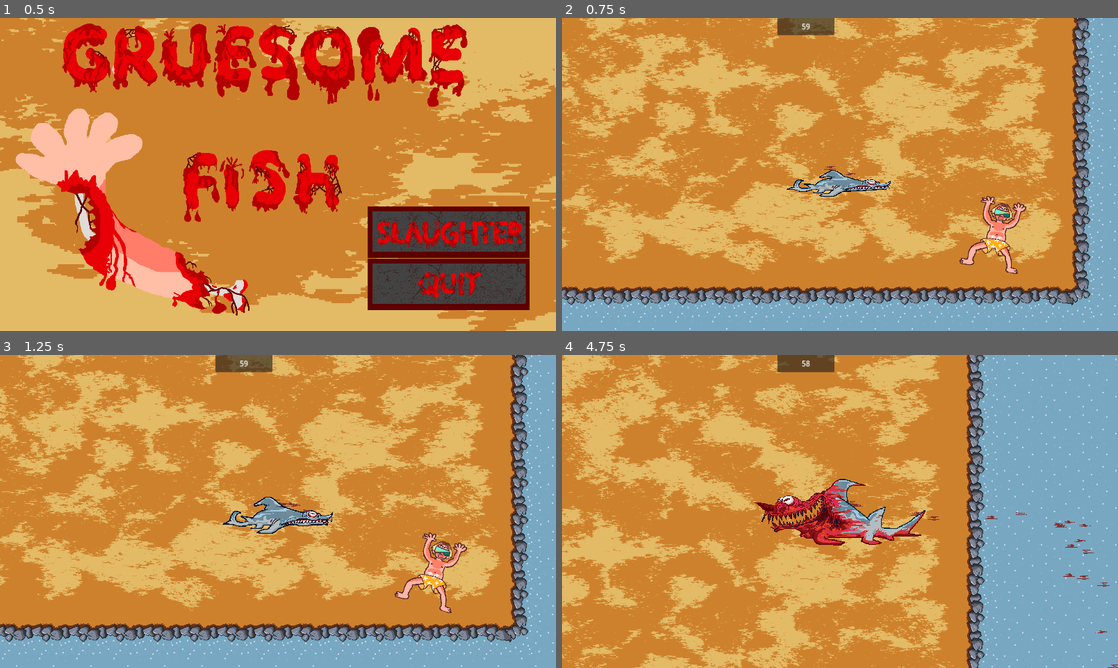
Above: before the commit, frames 1-4 (two rows, left to right).
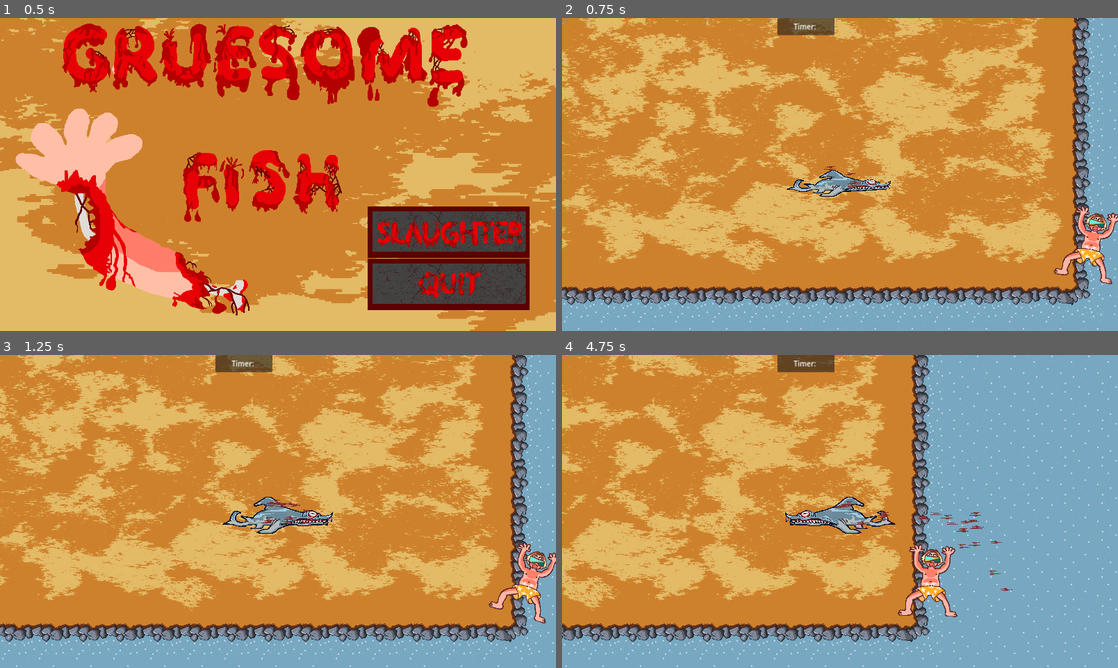
Above: after the commit, the same moments.

Repository: DylanRothbauer/GruesomeFish
Game: Godot game, scene res://Scenes/start_screen.tscn
The game is run twice, just before and just after one commit, with the same random seed, the same clock (stepped at 60 frames per second) and the same inputs.
Inputs (mouse positions are in pixels of both pictures, inside the frame that each line leads up to):
- Up to frame 1 (0.5 s): no input
- Up to frame 2 (0.75 s): click (1095, 230) at 0.5 s
- Up to frame 3 (1.25 s): no input
- Up to frame 4 (4.75 s): hold Right (right) 1.28-2.03 s; hold Shift (lunge) 1.28-2.03 s; hold Down (down) 2.03-2.78 s; tap Shift (lunge) at 2.1, 3.6 s; hold Right (right) 2.78-3.53 s; hold Shift (lunge) 2.78-3.53 s; hold Up (up) 3.53-4.28 s; hold Left (left) from 4.28 s (still down); hold Shift (lunge) from 4.28 s (still down)

Frame 1 is identical in both runs. In frame 2, 2.2% of the frame differs, in the area x 41-100%, y 1-86%; in frame 3, 2.2%; in frame 4, 48%, in the area x 0-100%, y 0-100%.

Commit message:
added shark flopping animation

Diff:
--- a/Scenes/main.tscn
+++ b/Scenes/main.tscn
@@ -23,15 +23,26 @@
 position = Vector2(-170, 32)
 
 [node name="Shark" parent="." instance=ExtResource("1_r5b3f")]
-unique_name_in_owner = true
 light_mask = 2
 visibility_layer = 2
+y_sort_enabled = false
 position = Vector2(451, 390)
 
 [node name="Timer" type="Timer" parent="."]
 unique_name_in_owner = true
 wait_time = 60.0
 autostart = true
+
+[node name="Human" parent="." instance=ExtResource("5_2eyom")]
+position = Vector2(1317, 631)
+script = null
+
+[node name="Pause Screen" parent="." instance=ExtResource("4_7cvdj")]
+process_mode = 3
+visible = false
+top_level = false
+size_flags_horizontal = 1
+size_flags_vertical = 1
 
 [node name="UI" type="CanvasLayer" parent="."]
 
@@ -57,15 +68,7 @@
 horizontal_alignment = 1
 vertical_alignment = 1
 
-[node name="Pause Screen" parent="UI" instance=ExtResource("4_7cvdj")]
-process_mode = 3
-visible = false
-
 [node name="Game Manager" type="Node" parent="."]
 script = SubResource("GDScript_uip2w")
 
-[node name="Human" parent="." instance=ExtResource("5_2eyom")]
-position = Vector2(991, 596)
-
 [connection signal="timeout" from="Timer" to="." method="_on_timer_timeout"]
-[connection signal="body_entered" from="Human" to="Shark" method="_on_human_body_entered"]
--- a/Scenes/shark.tscn
+++ b/Scenes/shark.tscn
@@ -1,6 +1,7 @@
-[gd_scene load_steps=27 format=3 uid="uid://bljx6gjtah5uo"]
+[gd_scene load_steps=39 format=3 uid="uid://bljx6gjtah5uo"]
 
 [ext_resource type="Script" path="res://Scripts/shark.gd" id="1_7qyln"]
+[ext_resource type="Texture2D" uid="uid://b5h0so4l56yq8" path="res://Art Assets/Haty/Shark_Floppin.png" id="2_0ntj5"]
 [ext_resource type="Texture2D" uid="uid://dldifedla73v5" path="res://Art Assets/Matthias/Shark-Dry_Idle_v01_Haty.png" id="2_6m02n"]
 [ext_resource type="Texture2D" uid="uid://dj2rewex5sgth" path="res://Art Assets/Matthias/Shark-Wet_Idle_v03_VanHornMatthias.png" id="2_qaa8y"]
 [ext_resource type="Texture2D" uid="uid://dbjx7lcka4ca7" path="res://Art Assets/Matthias/Shark-Wet_Movement_v01_VanHornMatthias.png" id="3_eoat1"]
@@ -50,6 +51,50 @@
 atlas = ExtResource("2_6m02n")
 region = Rect2(400, 900, 400, 300)
 
+[sub_resource type="AtlasTexture" id="AtlasTexture_xflts"]
+atlas = ExtResource("2_0ntj5")
+region = Rect2(1500, 800, 500, 800)
+
+[sub_resource type="AtlasTexture" id="AtlasTexture_85j1r"]
+atlas = ExtResource("2_0ntj5")
+region = Rect2(0, 0, 500, 800)
+
+[sub_resource type="AtlasTexture" id="AtlasTexture_hwyrq"]
+atlas = ExtResource("2_0ntj5")
+region = Rect2(500, 0, 500, 800)
+
+[sub_resource type="AtlasTexture" id="AtlasTexture_mpoue"]
+atlas = ExtResource("2_0ntj5")
+region = Rect2(1000, 0, 500, 800)
+
+[sub_resource type="AtlasTexture" id="AtlasTexture_u0tpy"]
+atlas = ExtResource("2_0ntj5")
+region = Rect2(1500, 0, 500, 800)
+
+[sub_resource type="AtlasTexture" id="AtlasTexture_dgs4l"]
+atlas = ExtResource("2_0ntj5")
+region = Rect2(0, 800, 500, 800)
+
+[sub_resource type="AtlasTexture" id="AtlasTexture_3ibsm"]
+atlas = ExtResource("2_0ntj5")
+region = Rect2(500, 800, 500, 800)
+
+[sub_resource type="AtlasTexture" id="AtlasTexture_x0rdh"]
+atlas = ExtResource("2_0ntj5")
+region = Rect2(1000, 800, 500, 800)
+
+[sub_resource type="AtlasTexture" id="AtlasTexture_otd41"]
+atlas = ExtResource("2_0ntj5")
+region = Rect2(0, 1600, 500, 800)
+
+[sub_resource type="AtlasTexture" id="AtlasTexture_w1ceu"]
+atlas = ExtResource("2_0ntj5")
+region = Rect2(500, 1600, 500, 800)
+
+[sub_resource type="AtlasTexture" id="AtlasTexture_vgnep"]
+atlas = ExtResource("2_0ntj5")
+region = Rect2(1000, 1600, 500, 800)
+
 [sub_resource type="AtlasTexture" id="AtlasTexture_t3yxn"]
 atlas = ExtResource("2_qaa8y")
 region = Rect2(0, 0, 393, 157)
@@ -120,6 +165,44 @@
 }],
 "loop": true,
 "name": &"DryDefault",
+"speed": 5.0
+}, {
+"frames": [{
+"duration": 1.0,
+"texture": SubResource("AtlasTexture_xflts")
+}, {
+"duration": 1.0,
+"texture": SubResource("AtlasTexture_85j1r")
+}, {
+"duration": 1.0,
+"texture": SubResource("AtlasTexture_hwyrq")
+}, {
+"duration": 1.0,
+"texture": SubResource("AtlasTexture_mpoue")
+}, {
+"duration": 1.0,
+"texture": SubResource("AtlasTexture_u0tpy")
+}, {
+"duration": 1.0,
+"texture": SubResource("AtlasTexture_dgs4l")
+}, {
+"duration": 1.0,
+"texture": SubResource("AtlasTexture_3ibsm")
+}, {
+"duration": 1.0,
+"texture": SubResource("AtlasTexture_x0rdh")
+}, {
+"duration": 1.0,
+"texture": SubResource("AtlasTexture_otd41")
+}, {
+"duration": 1.0,
+"texture": SubResource("AtlasTexture_w1ceu")
+}, {
+"duration": 1.0,
+"texture": SubResource("AtlasTexture_vgnep")
+}],
+"loop": true,
+"name": &"DryMoving",
 "speed": 5.0
 }, {
 "frames": [{
@@ -172,8 +255,8 @@
 position = Vector2(0, 6)
 scale = Vector2(1, 1.00355)
 sprite_frames = SubResource("SpriteFrames_dkv7a")
-animation = &"WetMoving"
-autoplay = "WetMoving"
+animation = &"DryDefault"
+autoplay = "DryDefault"
 
 [node name="CollisionShape2D" type="CollisionShape2D" parent="."]
 position = Vector2(-24.5, 23.5)
--- a/Scripts/game_manager.gd
+++ b/Scripts/game_manager.gd
@@ -10,5 +10,5 @@
 func _on_timer_ready() -> void:
 	pass # Replace with function body.
 
-func _process(delta: float) -> void:
+func _delta_process() -> void:
 	label.text = str(floor(timer.time_left))
--- a/Scripts/shark.gd
+++ b/Scripts/shark.gd
@@ -44,10 +44,12 @@
 	# Set sprite based on wetness and if it's moving
 	if is_wet:
 		animatedShark.play("WetDefault")
-		if velocity >= Vector2(0, 0):
+		if velocity > Vector2(0, 0) or velocity < Vector2(0, 0):
 			animatedShark.play("WetMoving")
 	else:
 		animatedShark.play("DryDefault")
+		if velocity > Vector2(0, 0) or velocity < Vector2(0, 0):
+			animatedShark.play("DryMovign")
 
 
 func _on_human_body_entered(body: Node2D) -> void:
Binary file changed: Art Assets/Haty/Shark_Floppin.png
